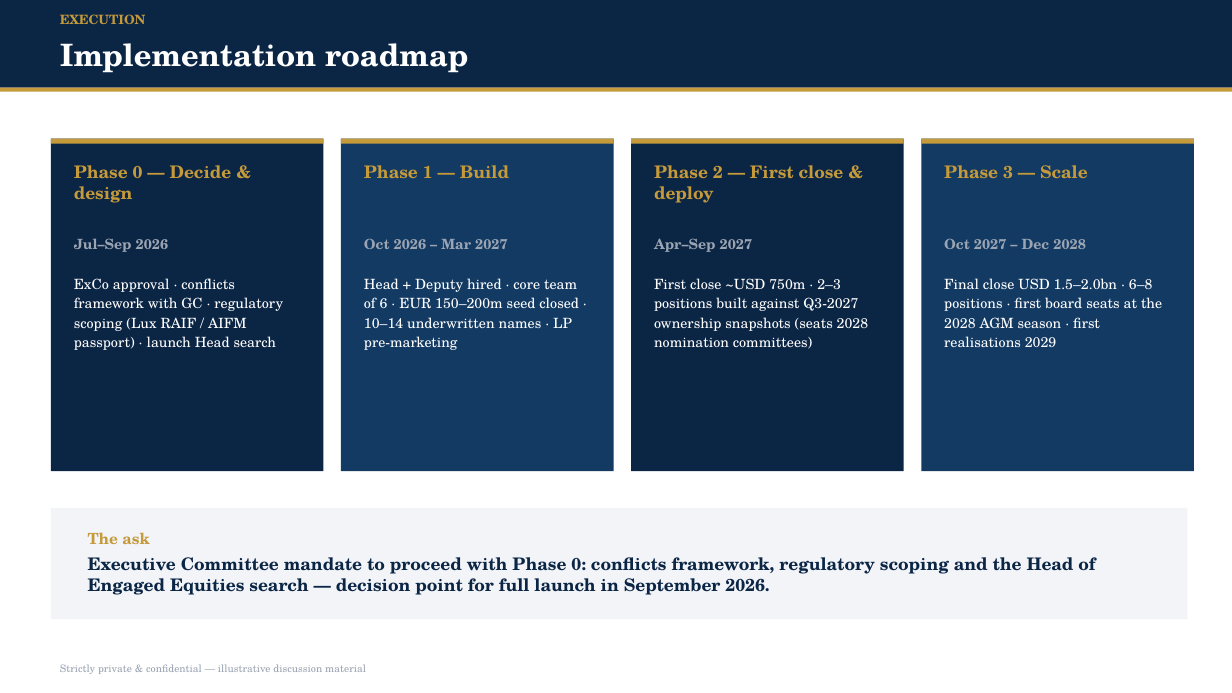
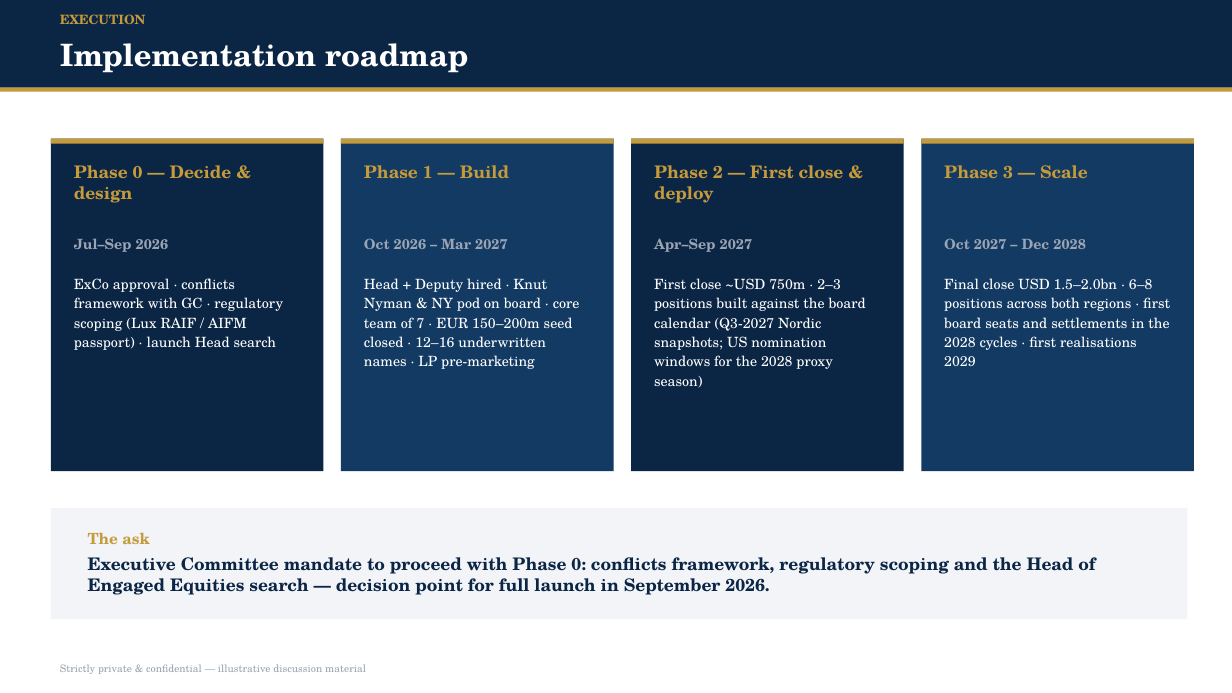
Before and after one commit to knutnyman/knutnyman, a slide deck: slide 14 of nordic-capital-activism-pitch/Nordic_Capital_Engaged_Equities_Deck.pptx. Drawn at 1232x693 pixels with LibreOffice and Linux fonts; fonts in the diff are those of the drawing. Boxes give left, top, right and bottom in pixels: in the first picture for what was removed or moved away, otherwise in the second. Text is boxed around its words. In the diff, an @@ line names an element or a change of style, - is before the commit and + after.

```diff
--- a/nordic-capital-activism-pitch/Nordic_Capital_Engaged_Equities_Deck.pptx
+++ b/nordic-capital-activism-pitch/Nordic_Capital_Engaged_Equities_Deck.pptx
@@ text at (x1=364, y1=278, x2=580, y2=369): text changed @@
-Head + Deputy hired · core team of 6 · EUR 150–200m seed closed · 10–14 underwritten names · LP pre-marketing
+Head + Deputy hired · Knut Nyman & NY pod on board · core team of 7 · EUR 150–200m seed closed · 12–16 underwritten names · LP pre-marketing
@@ text at (x1=654, y1=278, x2=866, y2=388): text changed @@
-First close ~USD 750m · 2–3 positions built against Q3-2027 ownership snapshots (seats 2028 nomination committees)
+First close ~USD 750m · 2–3 positions built against the board calendar (Q3-2027 Nordic snapshots; US nomination windows for the 2028 proxy season)
@@ text at (x1=944, y1=278, x2=1170, y2=366): text changed @@
-Final close USD 1.5–2.0bn · 6–8 positions · first board seats at the 2028 AGM season · first realisations 2029
+Final close USD 1.5–2.0bn · 6–8 positions across both regions · first board seats and settlements in the 2028 cycles · first realisations 2029
```
Also in this commit, not shown: 13 other slides changed, 1 slide added, 1 slide removed, 3 other files.
